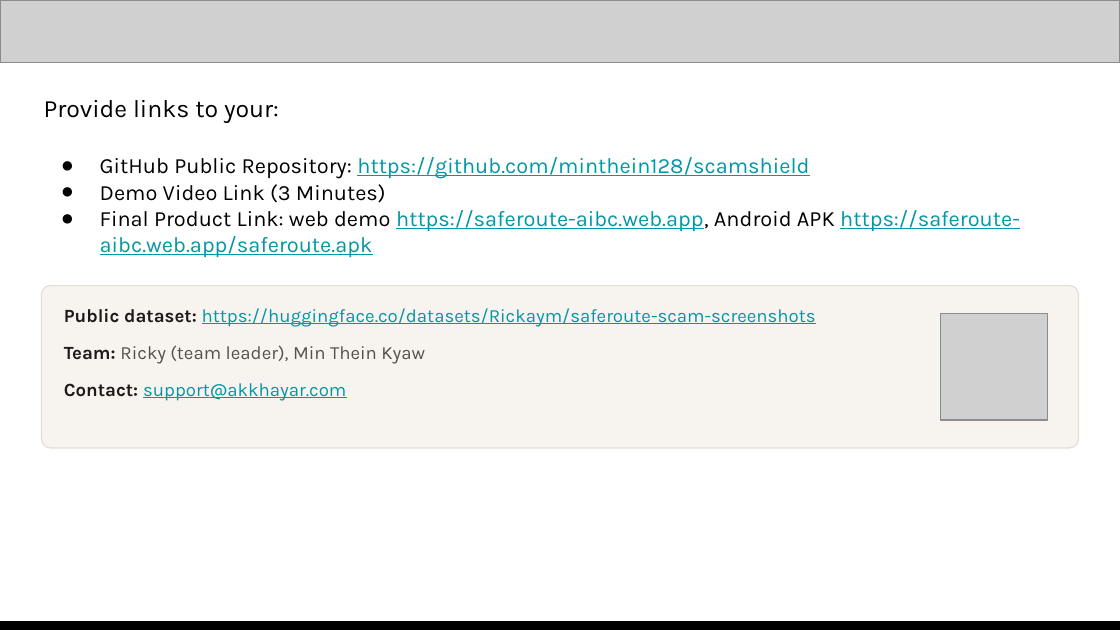
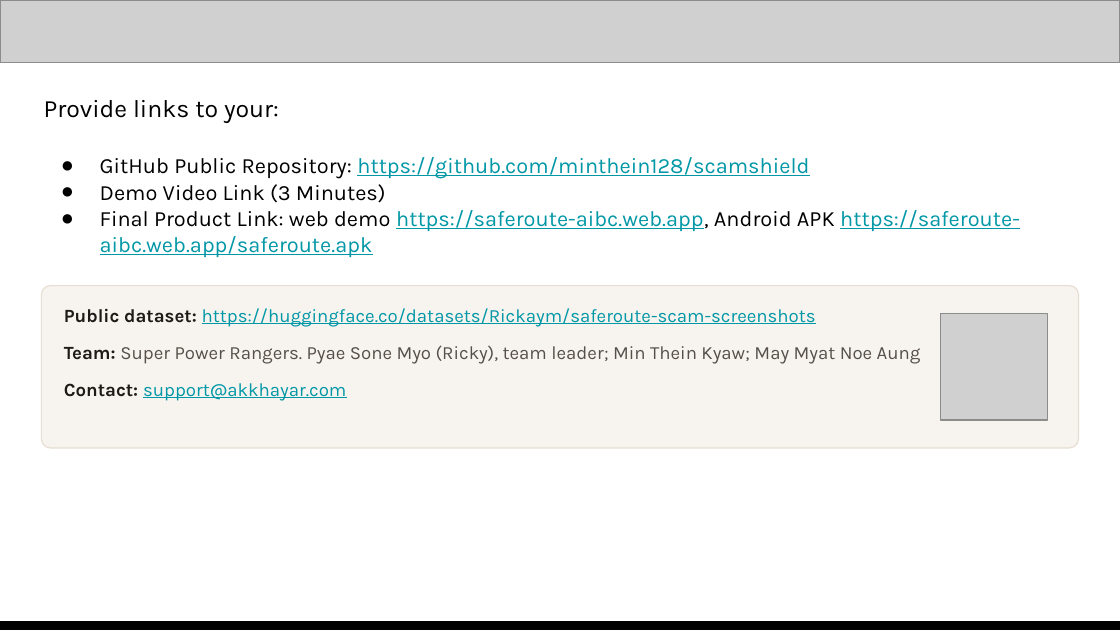
Before and after one commit to minthein128/scamshield, a slide deck: slide 13 of pitch/Kakwe-AIBuilderCup-submission.pptx. Drawn at 1120x630 pixels with LibreOffice and Linux fonts; fonts in the diff are those of the drawing; grey boxes stand for pictures. Boxes give left, top, right and bottom in pixels: in the first picture for what was removed or moved away, otherwise in the second. Text is boxed around its words. In the diff, an @@ line names an element or a change of style, - is before the commit and + after.

```diff
--- a/pitch/Kakwe-AIBuilderCup-submission.pptx
+++ b/pitch/Kakwe-AIBuilderCup-submission.pptx
@@ text at (64,345,921,364): text changed @@
-Team: Ricky (team leader), Min Thein Kyaw
+Team: Super Power Rangers. Pyae Sone Myo (Ricky), team leader; Min Thein Kyaw; May Myat Noe Aung
```
Also in this commit, not shown: 6 other slides changed, 13 other files.
